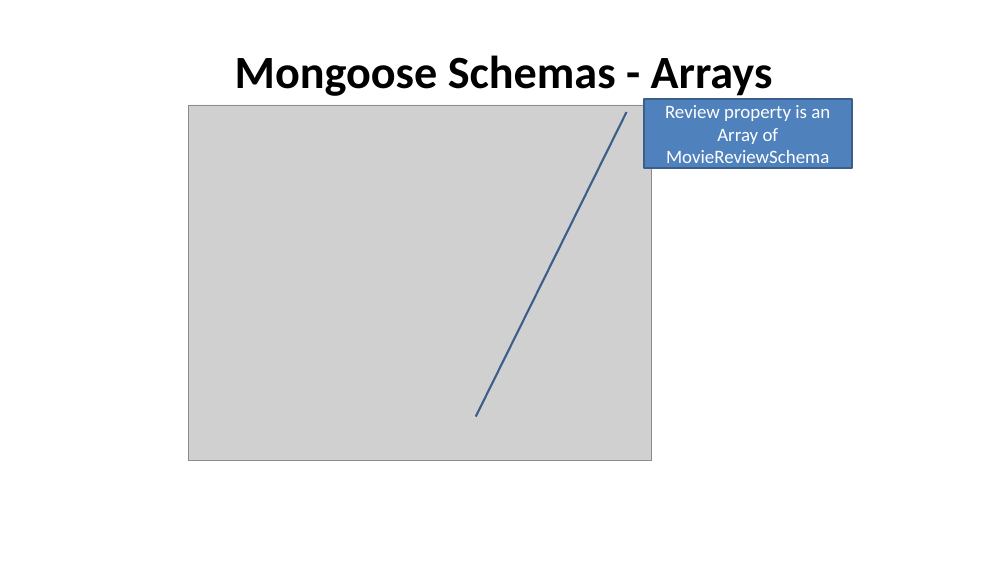
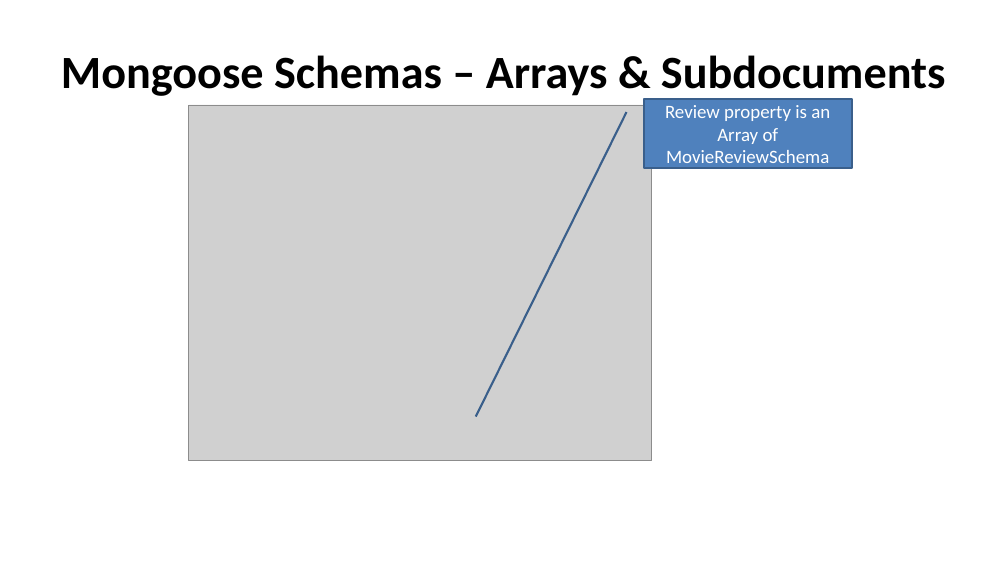
Before and after one commit to diarmuidoconnor/ict-2021, a slide deck: slide 19 of topic10/talk-0/mongoDB-2020.pptx (slide 22 before the commit). Drawn at 1008x567 pixels with LibreOffice and Linux fonts; fonts in the diff are those of the drawing; grey boxes stand for pictures. Boxes give left, top, right and bottom in pixels: in the first picture for what was removed or moved away, otherwise in the second. Text is boxed around its words. In the diff, an @@ line names an element or a change of style, - is before the commit and + after.

```diff
--- a/topic10/talk-0/mongoDB-2020.pptx
+++ b/topic10/talk-0/mongoDB-2020.pptx
@@ title at [61, 55, 946, 99]: text changed @@
-Mongoose Schemas - Arrays
+Mongoose Schemas – Arrays & Subdocuments
```
Also in this commit, not shown: 9 other slides changed, 4 slides removed, 43 other files.
